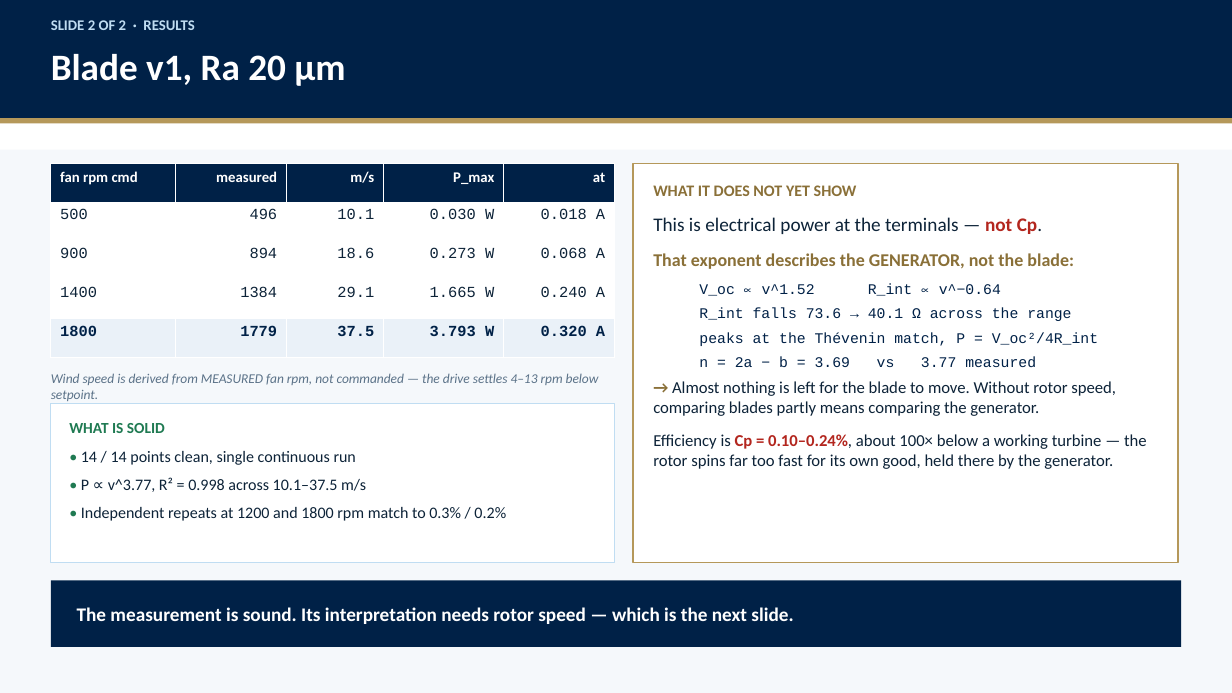
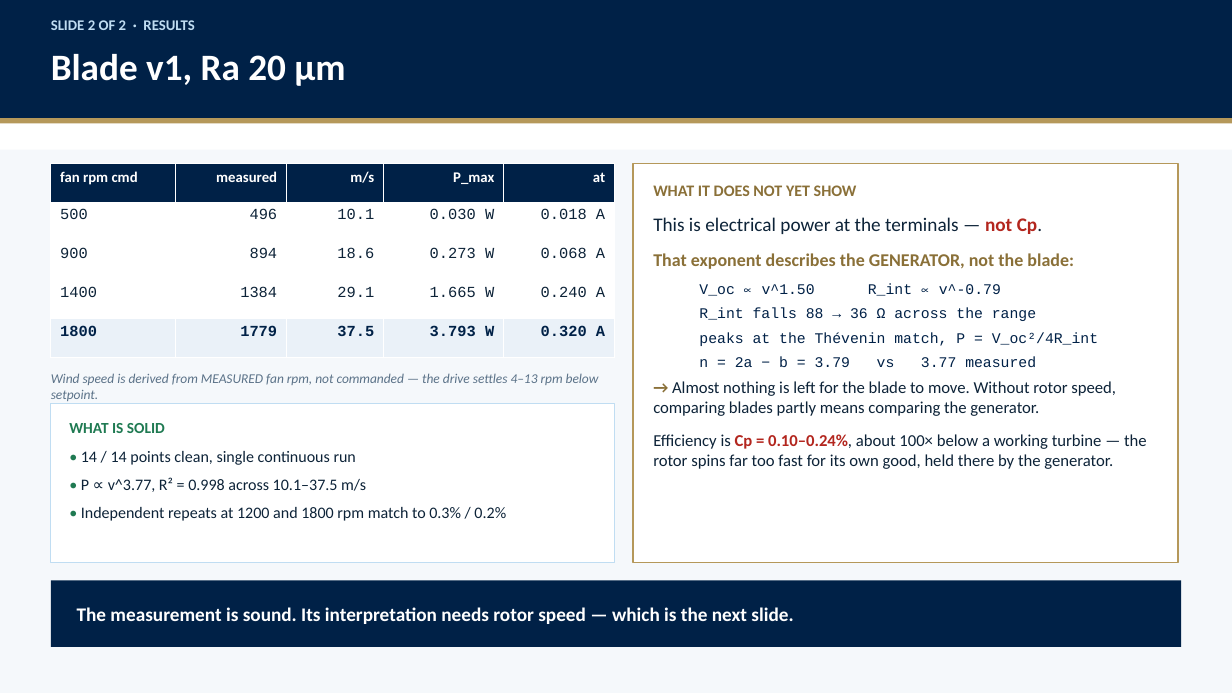
Before and after one commit to stephenseacuello/windtunnel-control, a slide deck: slide 5 of docs/slides/jeong_setup_and_results.pptx. Drawn at 1232x693 pixels with LibreOffice and Linux fonts; fonts in the diff are those of the drawing. Boxes give left, top, right and bottom in pixels: in the first picture for what was removed or moved away, otherwise in the second. Text is boxed around its words. In the diff, an @@ line names an element or a change of style, - is before the commit and + after.

```diff
--- a/docs/slides/jeong_setup_and_results.pptx
+++ b/docs/slides/jeong_setup_and_results.pptx
@@ text in rectangle at bbox=[699, 284, 1036, 321]: text changed @@
-  V_oc ∝ v^1.52 R_int ∝ v^−0.64
-  R_int falls 73.6 → 40.1 Ω across the range
+  V_oc ∝ v^1.50 R_int ∝ v^-0.79
+  R_int falls 88 → 36 Ω across the range
@@ text in rectangle at bbox=[699, 356, 1036, 367]: text changed @@
-  n = 2a − b = 3.69 vs 3.77 measured
+  n = 2a − b = 3.79 vs 3.77 measured
```
Also in this commit, not shown: 1 other slide changed, 11 other files.
